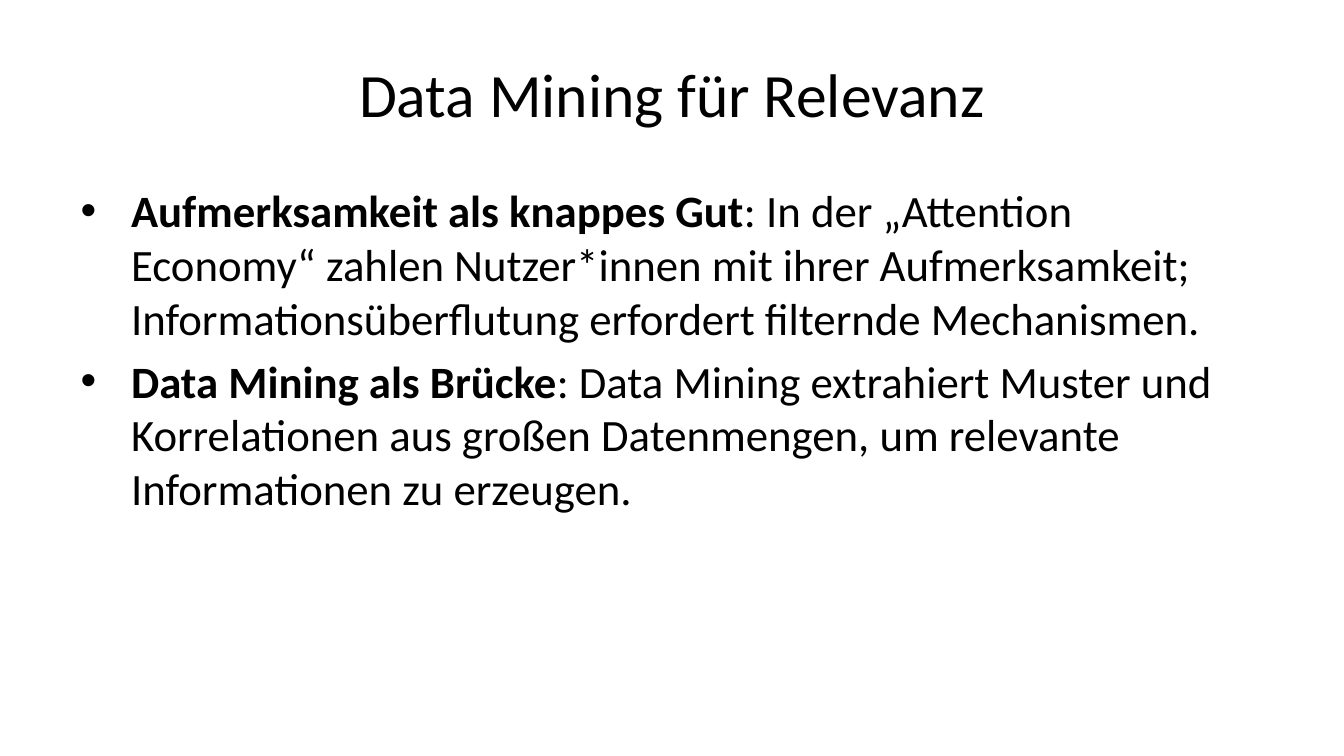
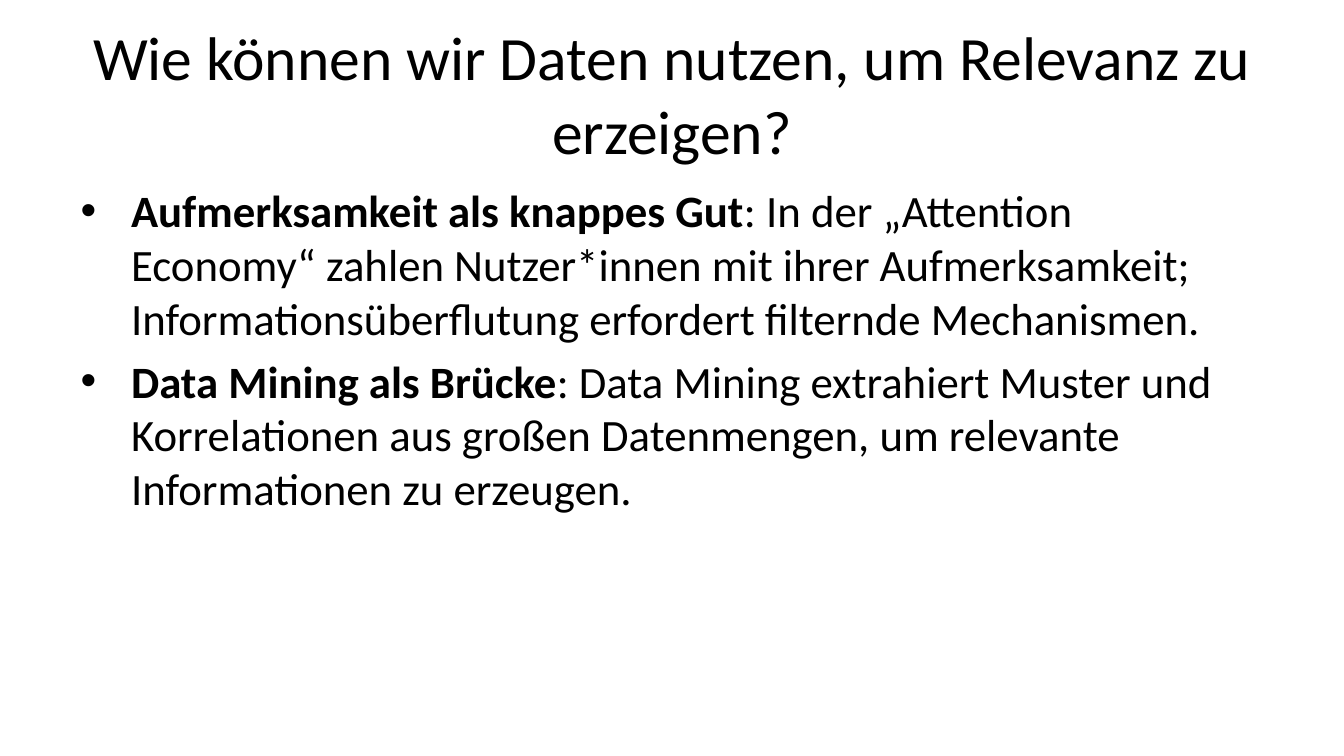
Before and after one commit to daswesen/digitale-inhalte, a slide deck: slide 17 of gdi.pptx (slide 16 before the commit). Drawn at 1344x756 pixels with LibreOffice and Linux fonts; fonts in the diff are those of the drawing. Boxes give left, top, right and bottom in pixels: in the first picture for what was removed or moved away, otherwise in the second. Text is boxed around its words. In the diff, an @@ line names an element or a change of style, - is before the commit and + after.

```diff
--- a/gdi.pptx
+++ b/gdi.pptx
@@ title at box(93, 37, 1250, 165): text changed @@
-Data Mining für Relevanz
+Wie können wir Daten nutzen, um Relevanz zu erzeigen?
```
Also in this commit, not shown: 8 other slides changed, 4 slides added, 4 slides removed, 2 other files.
